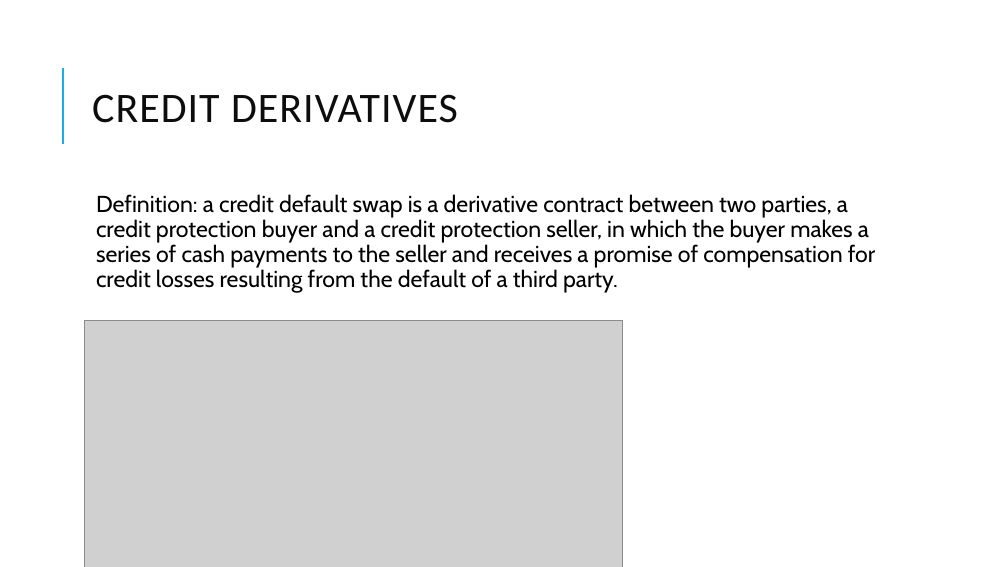
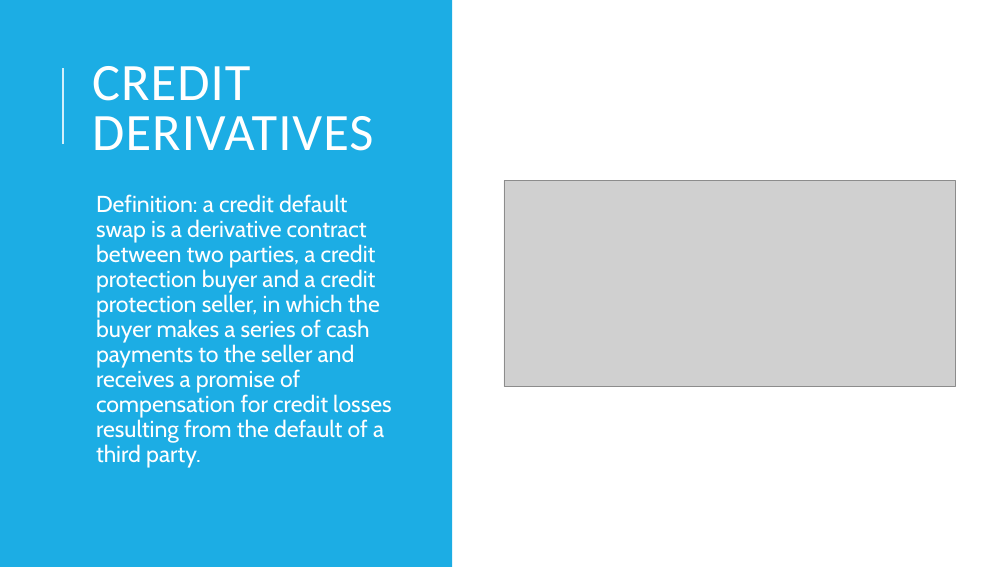
Before and after one commit to Isco0530/data, a slide deck: slide 47 of Derivatives.pptx. Drawn at 1008x567 pixels with LibreOffice and Linux fonts; fonts in the diff are those of the drawing; grey boxes stand for pictures. Boxes give left, top, right and bottom in pixels: in the first picture for what was removed or moved away, otherwise in the second. Text is boxed around its words. In the diff, an @@ line names an element or a change of style, - is before the commit and + after.

```diff
--- a/Derivatives.pptx
+++ b/Derivatives.pptx
@@ rectangle added at [0, 0, 452, 567], fill #1CADE4 @@
@@ title "CREDIT DERIVATIVES" at [92, 66, 373, 151]: size 40 to 50 pt, text colour #0D0D0D to #FFFFFF @@
@@ line removed from (63, 144) to (63, 68) @@
@@ line added from (63, 144) to (63, 68), #D2EFFA 1.5 pt @@
@@ text "Definition: a credit default swap ..." at [96, 194, 392, 468]: text colour #000000 to #FFFFFF @@
@@ picture: place and size @@
-picture at [85, 321, 622, 567]
+picture at [504, 181, 956, 387]
```
Also in this commit, not shown: 12 other slides changed.
